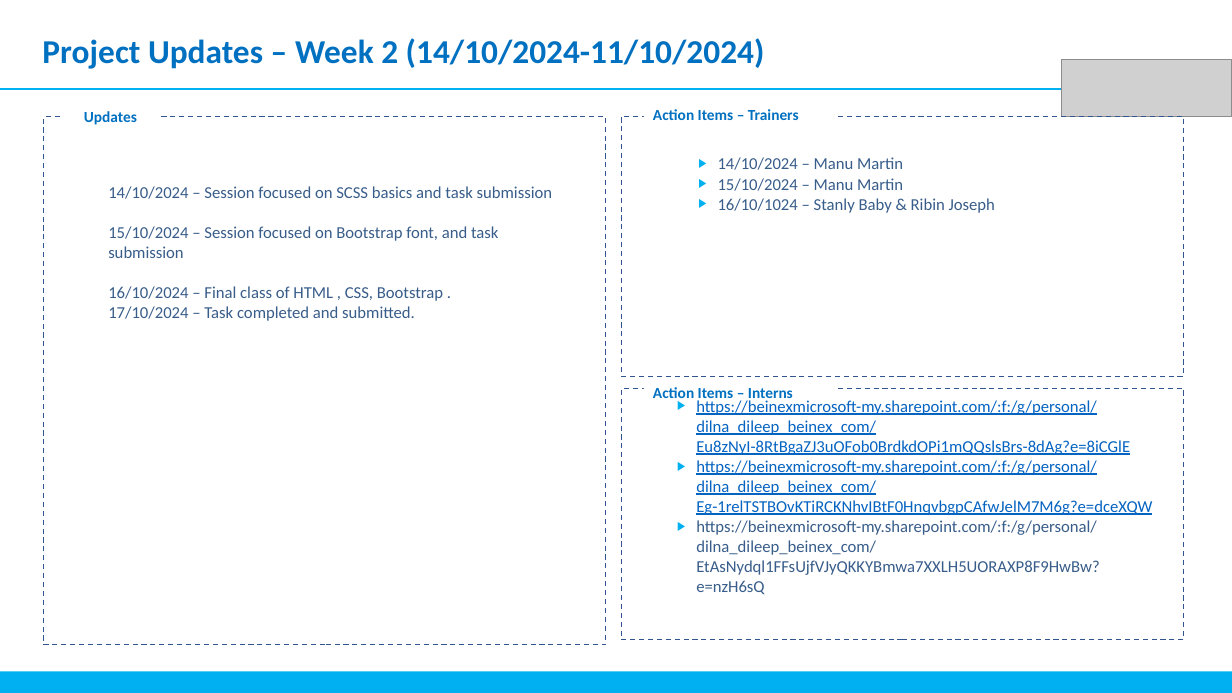
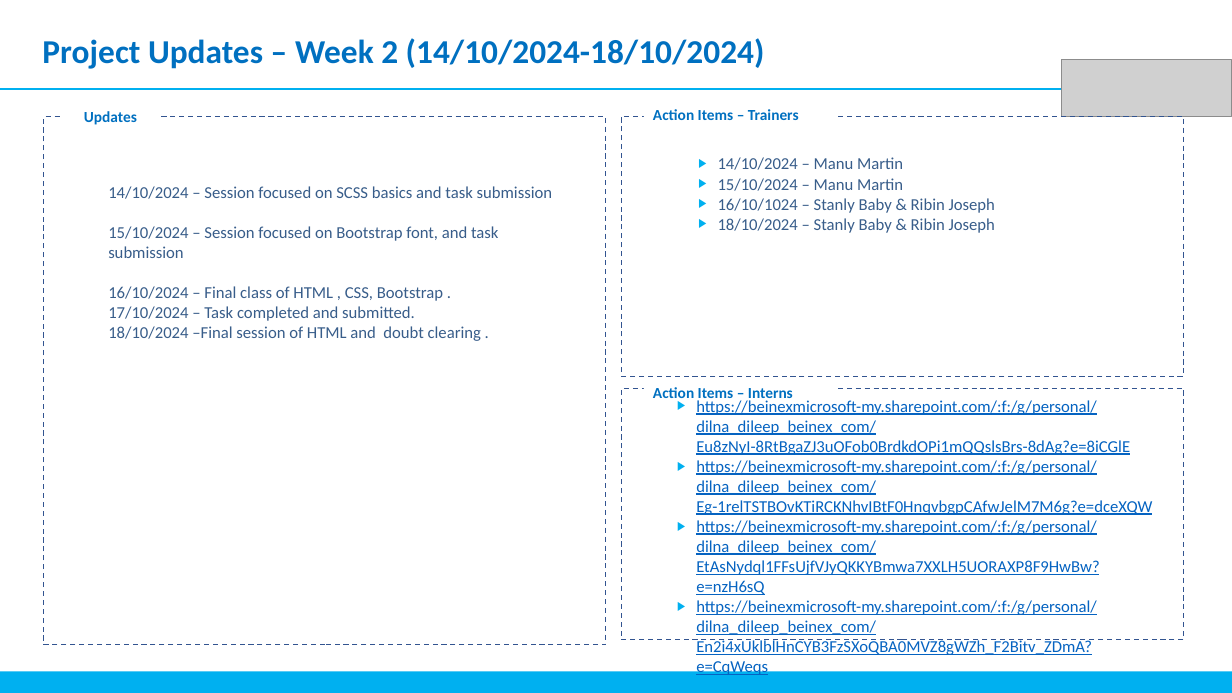
Before and after one commit to dilnadileep/FE-Internship, a slide deck: slide 4 of Weekly Status Update -Dilna Dileep.pptx (slide 2 before the commit). Drawn at 1232x693 pixels with LibreOffice and Linux fonts; fonts in the diff are those of the drawing; grey boxes stand for pictures. Boxes give left, top, right and bottom in pixels: in the first picture for what was removed or moved away, otherwise in the second. Text is boxed around its words. In the diff, an @@ line names an element or a change of style, - is before the commit and + after.

```diff
--- a/Weekly Status Update -Dilna Dileep.pptx
+++ b/Weekly Status Update -Dilna Dileep.pptx
@@ text at [42,38,765,69]: text changed @@
-Project Updates – Week 2 (14/10/2024-11/10/2024)
+Project Updates – Week 2 (14/10/2024-18/10/2024)
@@ text at [718,218,995,233]: paragraph added @@
+    ▶ 18/10/2024 – Stanly Baby & Ribin Joseph
@@ text at [108,326,481,341]: paragraph added @@
+    18/10/2024 –Final session of HTML and doubt clearing .
@@ text at [696,520,1099,595]: text colour #385D8A to #0563C1, underline on in "https://beinexmicrosoft-my.sharepoint.com/:f:/g/personal/dil ..." @@
@@ text at [696,600,1097,677]: paragraph added @@
+    ▶ https://beinexmicrosoft-my.sharepoint.com/:f:/g/personal/dilna_dileep_beinex_com/En2i4xUklblHnCYB3FzSXoQBA0MVZ8gWZh_F2Bitv_ZDmA?e=CqWeqs
```
Also in this commit, not shown: 2 other slides changed, 14 other files.
